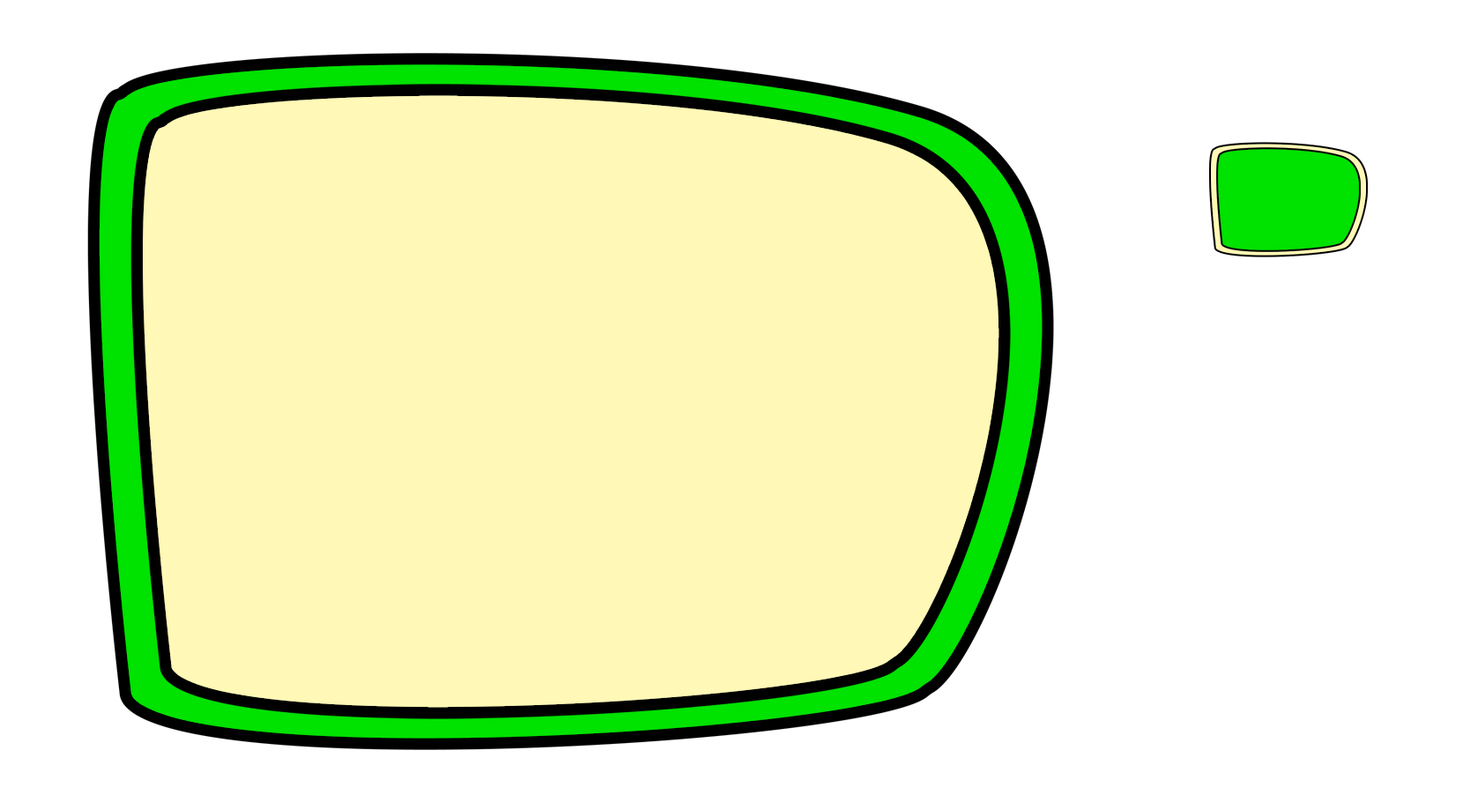
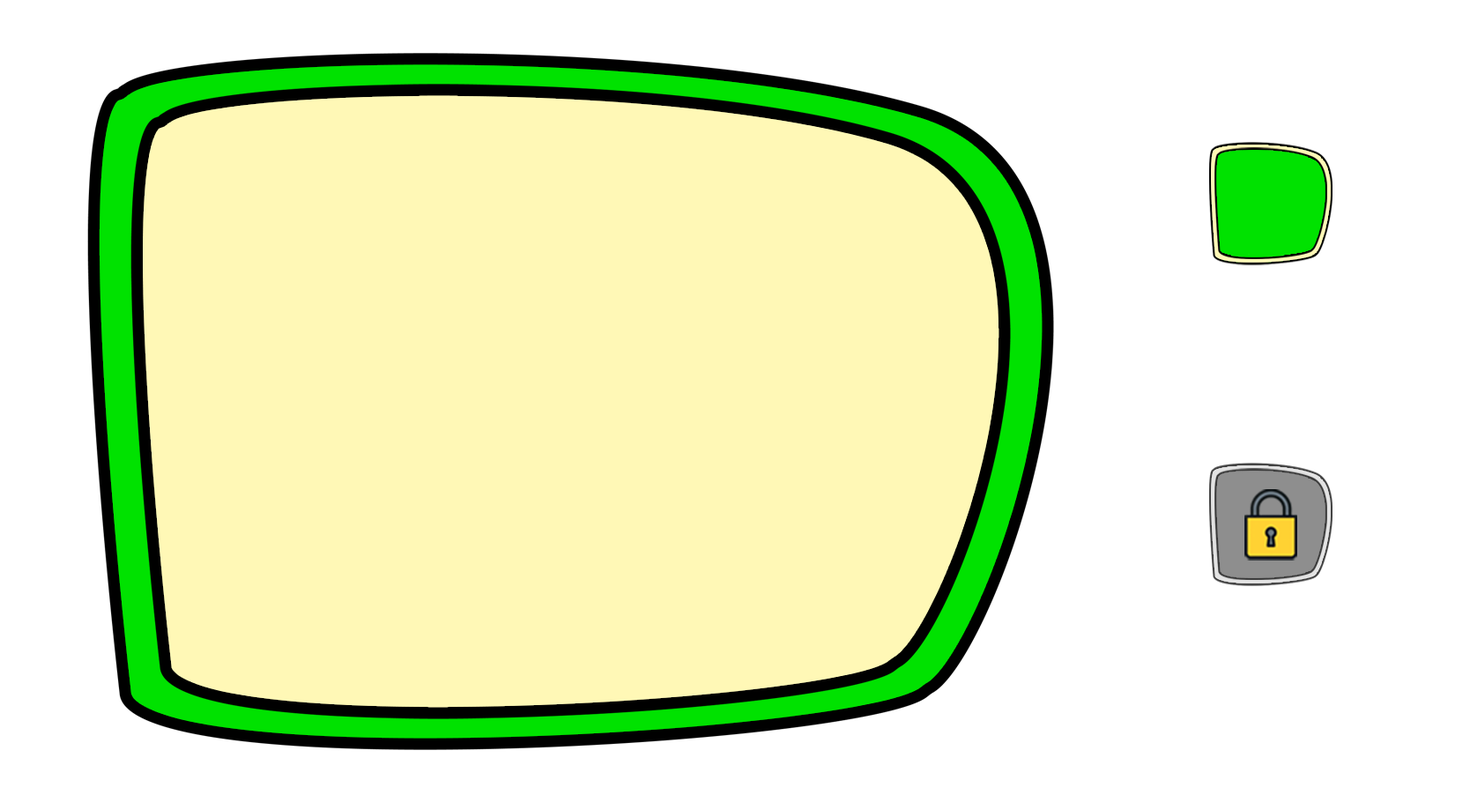
Two versions of the same layered image (w=1470, h=810). Layer-by-layer changes:
added layer "Camada 9" in group "Level" over [1244, 489, 1298, 561]
added layer "Camada 8" (75%) in group "Level" over [1214, 468, 1328, 581]
added layer "Camada 7" (75%) in group "Level" over [1209, 462, 1333, 587]
painted on "Camada 6" over [1214, 147, 1362, 260]
painted on "Camada 5" over [1209, 141, 1369, 266]
